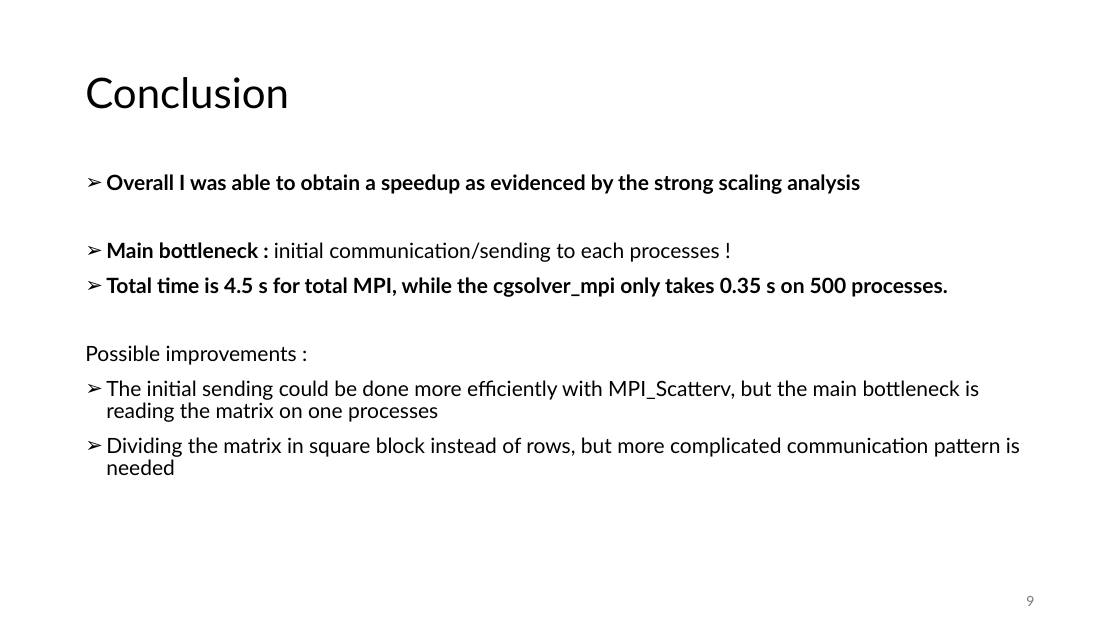
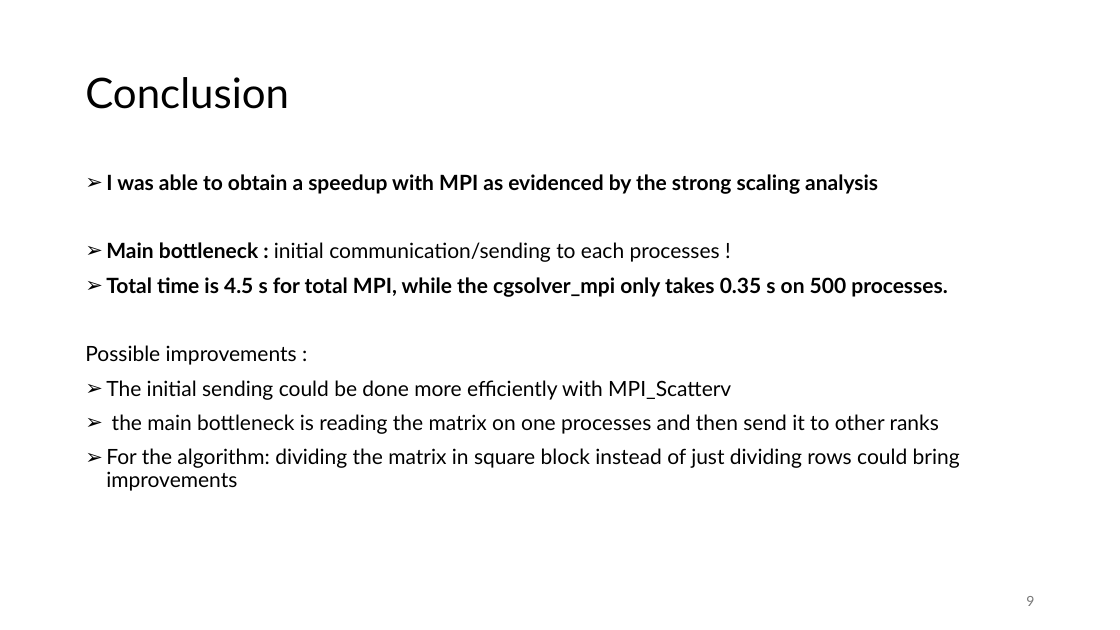
Before and after one commit to lucarighetti3/CG-MPI, a slide deck: slide 10 of project_pres.pptx. Drawn at 1120x630 pixels with LibreOffice and Linux fonts; fonts in the diff are those of the drawing; background and template pictures are left out. Boxes give left, top, right and bottom in pixels: in the first picture for what was removed or moved away, otherwise in the second. Text is boxed around its words. In the diff, an @@ line names an element or a change of style, - is before the commit and + after.

```diff
--- a/project_pres.pptx
+++ b/project_pres.pptx
@@ text at [106,174,878,194]: text changed @@
-➢ Overall I was able to obtain a speedup as evidenced by the strong scaling analysis
+➢ I was able to obtain a speedup with MPI as evidenced by the strong scaling analysis
@@ text at [106,380,960,491]: text changed @@
-➢ The initial sending could be done more efficiently with MPI_Scatterv, but the main bottleneck is reading the matrix on one processes
-➢ Dividing the matrix in square block instead of rows, but more complicated communication pattern is needed
+➢ The initial sending could be done more efficiently with MPI_Scatterv
+➢ the main bottleneck is reading the matrix on one processes and then send it to other ranks
+➢ For the algorithm: dividing the matrix in square block instead of just dividing rows could bring improvements
```
Also in this commit, not shown: 6 other slides changed.
